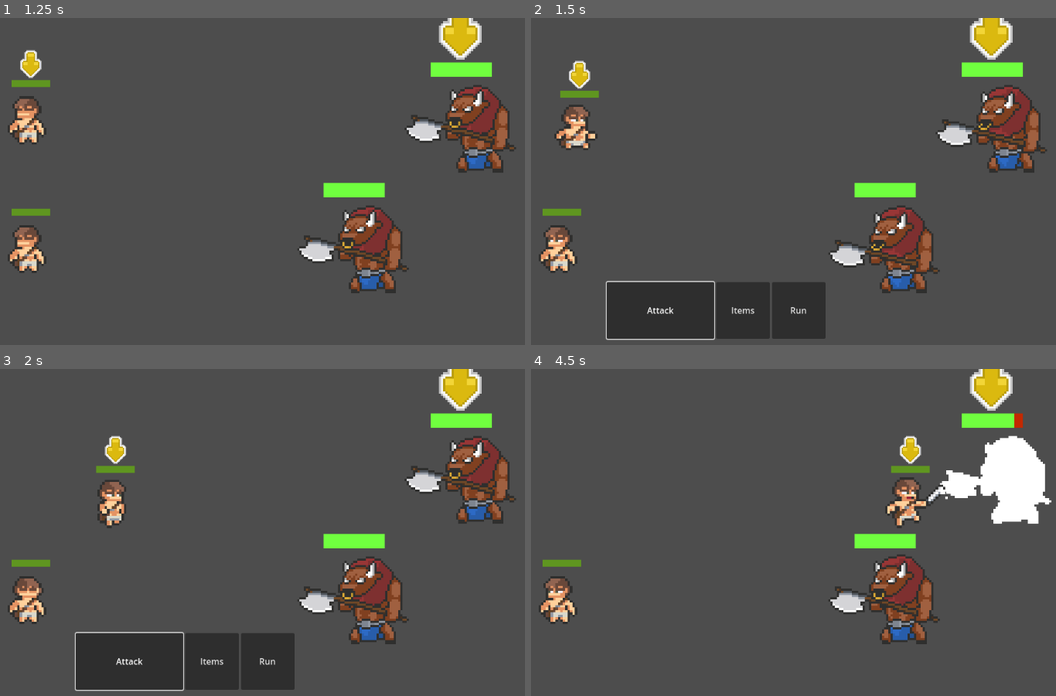
Above: before the commit, frames 1-4 (two rows, left to right).
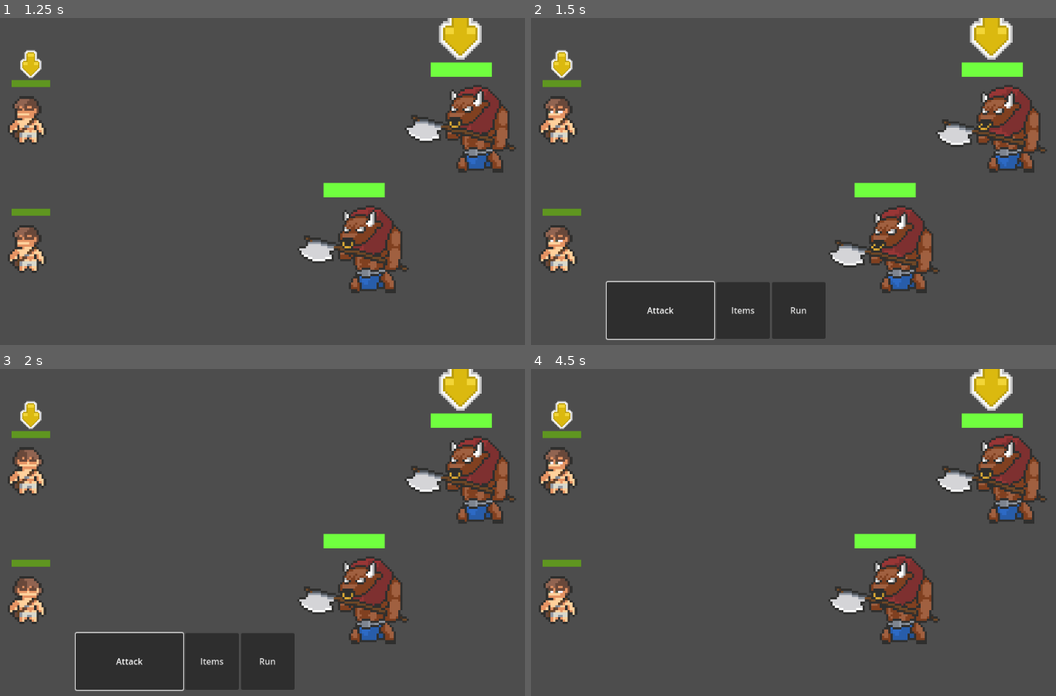
Above: after the commit, the same moments.

Repository: Tomasbs/Capstone-Project
Game: Godot game, scene res://Test/Level.tscn
The game is run twice, just before and just after one commit, with the same random seed, the same clock (stepped at 60 frames per second) and the same inputs.
Inputs:
- Up to frame 1 (1.25 s): click "Attack" at 0.5 s
- Up to frame 2 (1.5 s): tap Enter (enter) at 1.25, 1.35 s; hold Right (right) from 1.28 s (still down)
- Up to frame 3 (2 s): keep holding Right (right)
- Up to frame 4 (4.5 s): release Right (right) at 2.03 s; hold Down (down) 2.03-2.78 s; tap Enter (enter) every 0.75 s from 2.1 to 4.35 s; hold Right (right) 2.78-3.53 s; hold Up (up) 3.53-4.28 s; hold Left (left) from 4.28 s (still down)

Frame 1 is identical in both runs. In frame 2, 1.9% of the frame differs, in the area x 1-13%, y 9-41%; in frame 3, 2.2%; in frame 4, 5.8%, in the area x 1-100%, y 9-49%.
Error after the commit: Invalid access of index '2' on a base object of type: 'Array[Node]'. (res://Battle)

Commit message:
Add files via upload

Diff:
--- a/Game/Battle System/enemy_group.gd
+++ b/Game/Battle System/enemy_group.gd
@@ -8,7 +8,6 @@
 signal next_player
 signal attacking
 @onready var choice = $"../CanvasLayer/Choice1"
-@onready var players_target = $".."/Party.players_target
 
 func _ready():
 	enemies = get_children()
@@ -29,7 +28,7 @@
 				switch_focus(index, index-1)
 		if Input.is_action_just_pressed("enter"):
 			action_queue.push_back(index)
-			players_target.push_back(enemies[index])
+			$".."/Party.players_target.push_back(enemies[index])
 			emit_signal("next_player")
 
 	if action_queue.size() == enemies.size() and not is_battling:
--- a/Game/Battle System/enemy_group.tscn
+++ b/Game/Battle System/enemy_group.tscn
@@ -3,7 +3,7 @@
 [ext_resource type="Script" path="res://Battle System/enemy_group.gd" id="1_txn84"]
 [ext_resource type="PackedScene" uid="uid://b2vm8xpx3gssi" path="res://Enemies/Enemy.tscn" id="2_0rn6i"]
 
-[node name="Enemy Group" type="Node2D"]
+[node name="Enemy_Group" type="Node2D"]
 script = ExtResource("1_txn84")
 
 [node name="Enemy" parent="." instance=ExtResource("2_0rn6i")]
--- a/Game/Battle System/party.gd
+++ b/Game/Battle System/party.gd
@@ -2,9 +2,8 @@
 
 var players : Array = []
 var index: int = 0
-var players_target : Array = []
-var next = true
-var players_attacking = 0
+@onready var players_target : Array = []
+var players_attacking = 1
 
 func _ready():
 	players = get_children()
@@ -31,7 +30,7 @@
 
 
 func _on_enemy_group_attacking():
-	$".".players[players_attacking].current_states = $".".players[players_attacking].party_states.WALK_ATTACK
+	$".".players[players_attacking-1].current_states = $".".players[players_attacking].party_states.WALK_ATTACK
 
 func _on_player_attacking_after():
-	$".".players[players_attacking].current_states = $".".players[players_attacking].party_states.WALK_ATTACK
+	$".".players[players_attacking-1].current_states = $".".players[players_attacking].party_states.WALK_ATTACK
--- a/Game/Enemies/Enemy.tscn
+++ b/Game/Enemies/Enemy.tscn
@@ -621,7 +621,7 @@
 scale = Vector2(4, 4)
 sprite_frames = SubResource("SpriteFrames_omrom")
 animation = &"Idle_Left"
-frame = 1
+frame = 4
 
 [node name="Dead" type="Sprite2D" parent="."]
 visible = false
--- a/Game/Player/Player.gd
+++ b/Game/Player/Player.gd
@@ -4,6 +4,8 @@
 @onready var progress_bar = $ProgressBar
 @onready var anim_tree = $AnimationTree
 @onready var anim_state = anim_tree.get("parameters/playback")
+
+@onready var players_target = $"..".players_target
 
 signal atack_over
 signal on_hit
@@ -22,6 +24,8 @@
 var at_target_x = false
 var at_target_y = false
 var at_target = false
+
+var next = false
 
 enum party_states {IDLE, WALK_ATTACK, WALK_BACK, ATTACK}
 var current_states = party_states.IDLE
@@ -53,16 +57,16 @@
 		if at_target_x == false:
 			$".".position.x +=  250 * get_physics_process_delta_time()
 		if at_target_y == false:
-			if 	$".".position.y > $"..".players_target[$"..".players_attacking].position.y:
+			if 	$".".position.y > $"..".players_target[$"..".players_attacking-1].position.y:
 				$".".position.y -= 150 * get_physics_process_delta_time()
-			elif 	$".".position.y < $"..".players_target[$"..".players_attacking].position.y:
+			elif 	$".".position.y < $"..".players_target[$"..".players_attacking-1].position.y:
 				$".".position.y += 150 * get_physics_process_delta_time()
 
 	if $"..".players_target.size() > 0:
 		if going_back == false:
-			if $".".position.x >= $"..".players_target[$"..".players_attacking].position.x - 150:
+			if $".".position.x >= $"..".players_target[$"..".players_attacking-1].position.x - 150:
 				at_target_x = true
-			if $".".position.y == $"..".players_target[$"..".players_attacking].position.y - 20:
+			if $".".position.y == $"..".players_target[$"..".players_attacking-1].position.y - 20:
 				at_target_y = true
 			if at_target_x == true and at_target_y == true:
 				at_target = true
@@ -77,16 +81,23 @@
 			elif 	$".".position.y < home_y:
 				$".".position.y += 150 * get_physics_process_delta_time()
 
-	if $"..".players_target.size() == 0:
-		if attacking == false:
-			if $".".position.x == home_x:
-				at_home_x = true
-			if $".".position.y == home_y:
-				at_home_y = true
-			if at_home_x == true and at_home_y == true:
-				at_home = true
-				$"..".next = true
-				current_states = party_states.IDLE
+	if attacking == false:
+		if $".".position.x == home_x:
+			at_home_x = true
+		if $".".position.y == home_y:
+			at_home_y = true
+		if at_home_x == true and at_home_y == true:
+			at_home = true
+			current_states = party_states.IDLE
+			print("KABOOM")
+			if $"..".players_attacking == len($"..".players):
+				$"..".players_target.clear()
+				$"..".players_attacking = 1
+			else:
+				if not($"..".players_attacking == 0):
+					$"..".players_attacking += 1
+					emit_signal("attacking_after")
+
 
 
 '''func _process(delta):
@@ -155,9 +166,3 @@
 	anim_tree.set("parameters/Walk/blend_position", Vector2(-1, 0))
 	anim_state.travel("Walk")
 	going_back = true
-	if $"..".players_attacking == len($"..".players) - 1:
-		$"..".players_target.clear()
-		$"..".players_attacking = 0
-	else:
-		$"..".players_attacking += 1
-		emit_signal("attacking_after")
--- a/Game/Player/Player.tscn
+++ b/Game/Player/Player.tscn
@@ -912,7 +912,7 @@
 scale = Vector2(9, 9)
 sprite_frames = SubResource("SpriteFrames_bjvd1")
 animation = &"Idle_Left"
-frame = 10
+frame = 13
 
 [node name="CollisionShape2D" type="CollisionShape2D" parent="."]
 position = Vector2(-20, 44.5)
